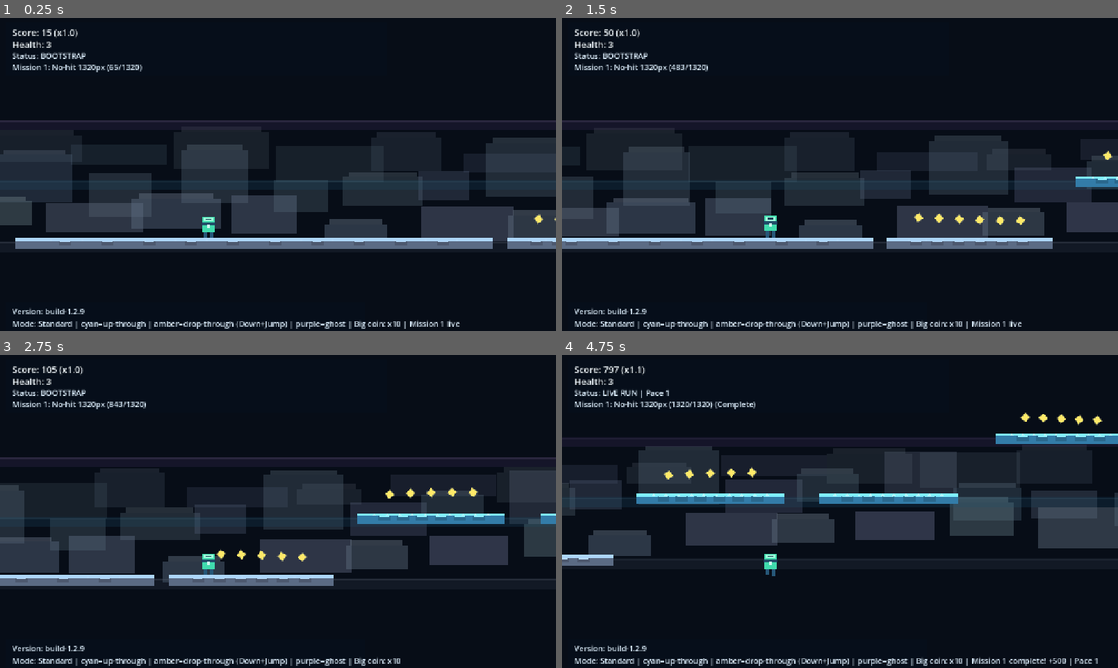
Above: before the commit, frames 1-4 (two rows, left to right).
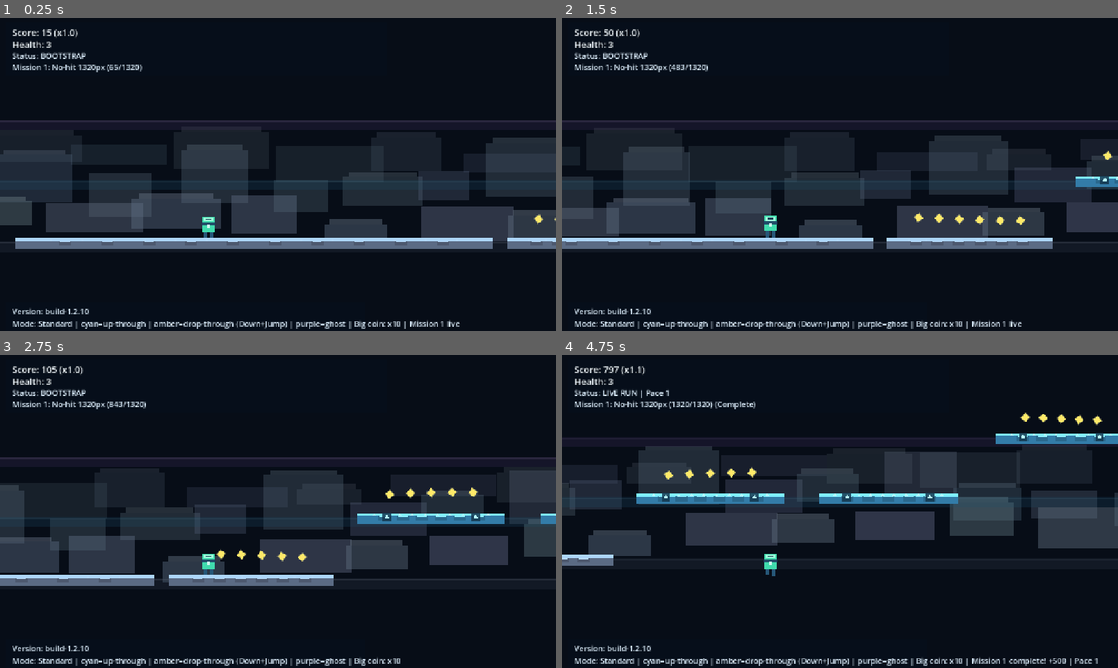
Above: after the commit, the same moments.

Repository: DKE-DEV-33/Endless-Runner-Redux
Game: Godot game, scene res://scenes/Main.tscn
Same seed, same stepped clock (60 frames per second), same inputs: the game is played once before the commit and once after it.
Inputs:
- Up to frame 1 (0.25 s): no input
- Up to frame 2 (1.5 s): tap Enter at 0.5 s; hold Right (ui_right) from 0.53 s (still down); tap Space (jump) at 0.77 s
- Up to frame 3 (2.75 s): tap Space (jump) at 1.52 s; release Right (ui_right) at 2.03 s; hold Left (ui_left) from 2.03 s (still down)
- Up to frame 4 (4.75 s): release Left (ui_left) at 2.78 s; hold Right (ui_right) 2.78-4.28 s; tap Space (jump) at 3.02, 3.77, 4.52 s; hold Left (ui_left) from 4.28 s (still down)

The runs differ from the first frame. In frame 1, less than 0.1% of the frame differs, in the area x 14-16%, y 92-95%; in frame 2, less than 0.1%; in frame 3, 0.1%; in frame 4, 0.3%, in the area x 14-98%, y 24-95%.

Commit message:
Add fixed platform rule glyphs for one-way, drop-through, and ghost lanes

Diff:
--- a/scenes/Main.tscn
+++ b/scenes/Main.tscn
@@ -137,7 +137,7 @@
 offset_top = 662.0
 offset_right = 500.0
 offset_bottom = 690.0
-text = "Version: build-1.2.9"
+text = "Version: build-1.2.10"
 label_settings = SubResource("3")
 
 [node name="PauseLayer" type="CanvasLayer" parent="."]
--- a/scripts/main.gd
+++ b/scripts/main.gd
@@ -1,5 +1,5 @@
 extends Node2D
-const BUILD_VERSION: String = "build-1.2.9"
+const BUILD_VERSION: String = "build-1.2.10"
 
 const PLATFORM_THICKNESS: float = 24.0
 const PLAYER_AHEAD_SPAWN: float = 1650.0
@@ -361,8 +361,10 @@
 
 	if platform_type == PlatformType.ONE_WAY_UP:
 		_add_platform_chevrons(body, width, true, false, Color(0.72, 0.97, 1.0))
+		_add_platform_rule_markers(body, width, platform_type)
 	elif platform_type == PlatformType.DROP_THROUGH:
 		_add_platform_chevrons(body, width, true, true, Color(1.0, 0.92, 0.54))
+		_add_platform_rule_markers(body, width, platform_type)
 	elif platform_type == PlatformType.GHOST:
 		_add_platform_chevrons(body, width, true, true, Color(0.94, 0.82, 1.0, 0.75))
 		var ghost_core: Polygon2D = Polygon2D.new()
@@ -374,6 +376,7 @@
 		])
 		ghost_core.color = Color(0.82, 0.66, 1.0, 0.45)
 		body.add_child(ghost_core)
+		_add_platform_rule_markers(body, width, platform_type)
 
 	return body
 
@@ -444,6 +447,53 @@
 			down_mark.color = color
 			body.add_child(down_mark)
 
+func _add_platform_rule_markers(body: StaticBody2D, width: float, platform_type: int) -> void:
+	var marker_count: int = 1 if width < 260.0 else 2
+	for i: int in marker_count:
+		var t: float = 0.18 if marker_count == 1 else (0.16 if i == 0 else 0.84)
+		var mx: float = lerpf(-width * 0.5 + 20.0, width * 0.5 - 20.0, t)
+
+		var plate: Polygon2D = Polygon2D.new()
+		plate.polygon = PackedVector2Array([
+			Vector2(mx - 10.0, -13.0), Vector2(mx + 10.0, -13.0), Vector2(mx + 10.0, 7.0), Vector2(mx - 10.0, 7.0)
+		])
+		if platform_type == PlatformType.ONE_WAY_UP:
+			plate.color = Color(0.08, 0.22, 0.31, 0.85)
+		elif platform_type == PlatformType.DROP_THROUGH:
+			plate.color = Color(0.36, 0.24, 0.08, 0.85)
+		else:
+			plate.color = Color(0.24, 0.14, 0.35, 0.82)
+		body.add_child(plate)
+
+		if platform_type == PlatformType.ONE_WAY_UP:
+			var up_glyph: Polygon2D = Polygon2D.new()
+			up_glyph.polygon = PackedVector2Array([
+				Vector2(mx - 5.0, -2.0), Vector2(mx, -9.0), Vector2(mx + 5.0, -2.0)
+			])
+			up_glyph.color = Color(0.72, 0.98, 1.0)
+			body.add_child(up_glyph)
+		elif platform_type == PlatformType.DROP_THROUGH:
+			var up_glyph_dt: Polygon2D = Polygon2D.new()
+			up_glyph_dt.polygon = PackedVector2Array([
+				Vector2(mx - 5.0, -4.0), Vector2(mx, -10.0), Vector2(mx + 5.0, -4.0)
+			])
+			up_glyph_dt.color = Color(1.0, 0.95, 0.62)
+			body.add_child(up_glyph_dt)
+
+			var down_glyph_dt: Polygon2D = Polygon2D.new()
+			down_glyph_dt.polygon = PackedVector2Array([
+				Vector2(mx - 5.0, 0.0), Vector2(mx, 6.0), Vector2(mx + 5.0, 0.0)
+			])
+			down_glyph_dt.color = Color(1.0, 0.84, 0.44)
+			body.add_child(down_glyph_dt)
+		else:
+			var ring: Polygon2D = Polygon2D.new()
+			ring.polygon = PackedVector2Array([
+				Vector2(mx - 6.0, -2.0), Vector2(mx, -8.0), Vector2(mx + 6.0, -2.0), Vector2(mx, 4.0)
+			])
+			ring.color = Color(0.96, 0.88, 1.0, 0.85)
+			body.add_child(ring)
+
 func _place_coins(x: float, y: float, width: float, lane: int) -> void:
 	var count: int = 4 + int(width / 180.0)
 	var coin_y: float = y - 56.0
